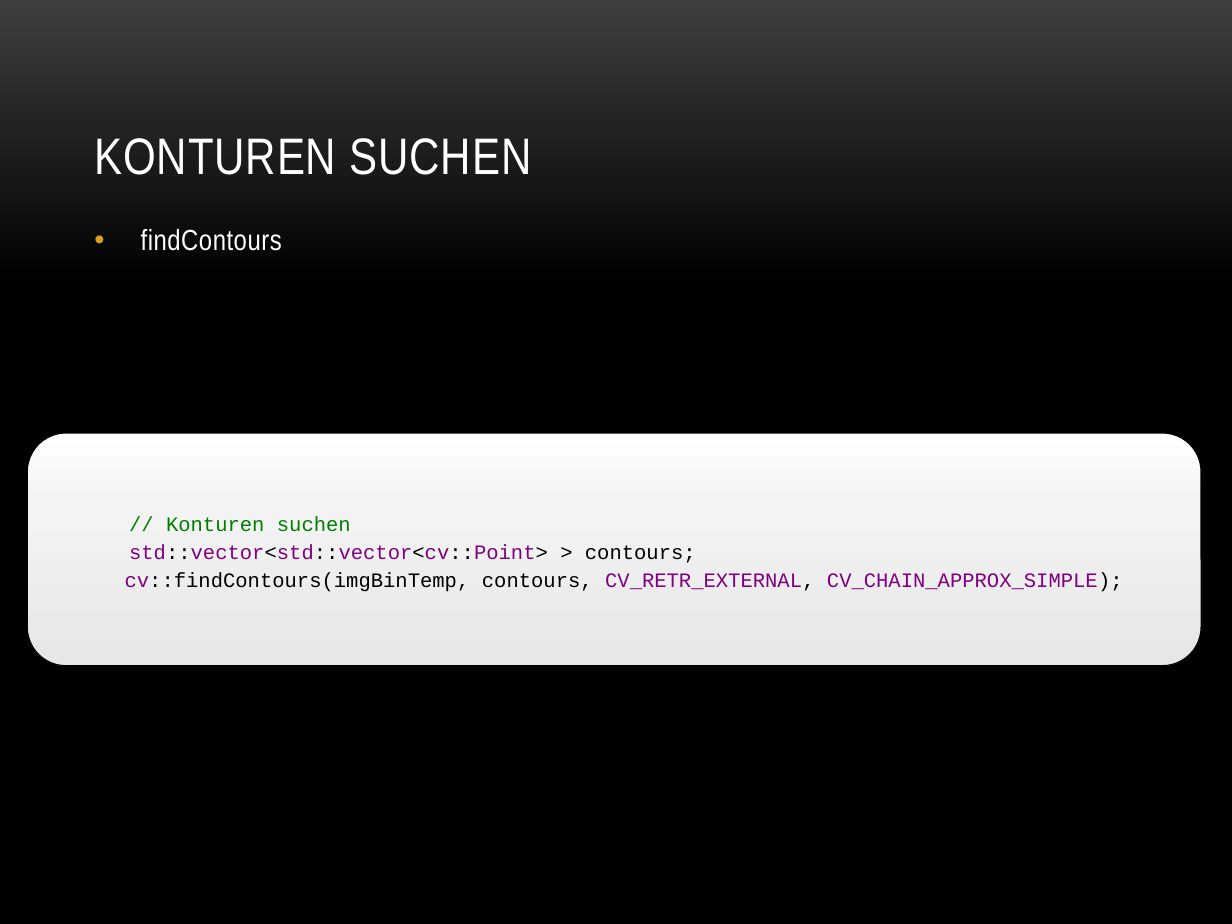
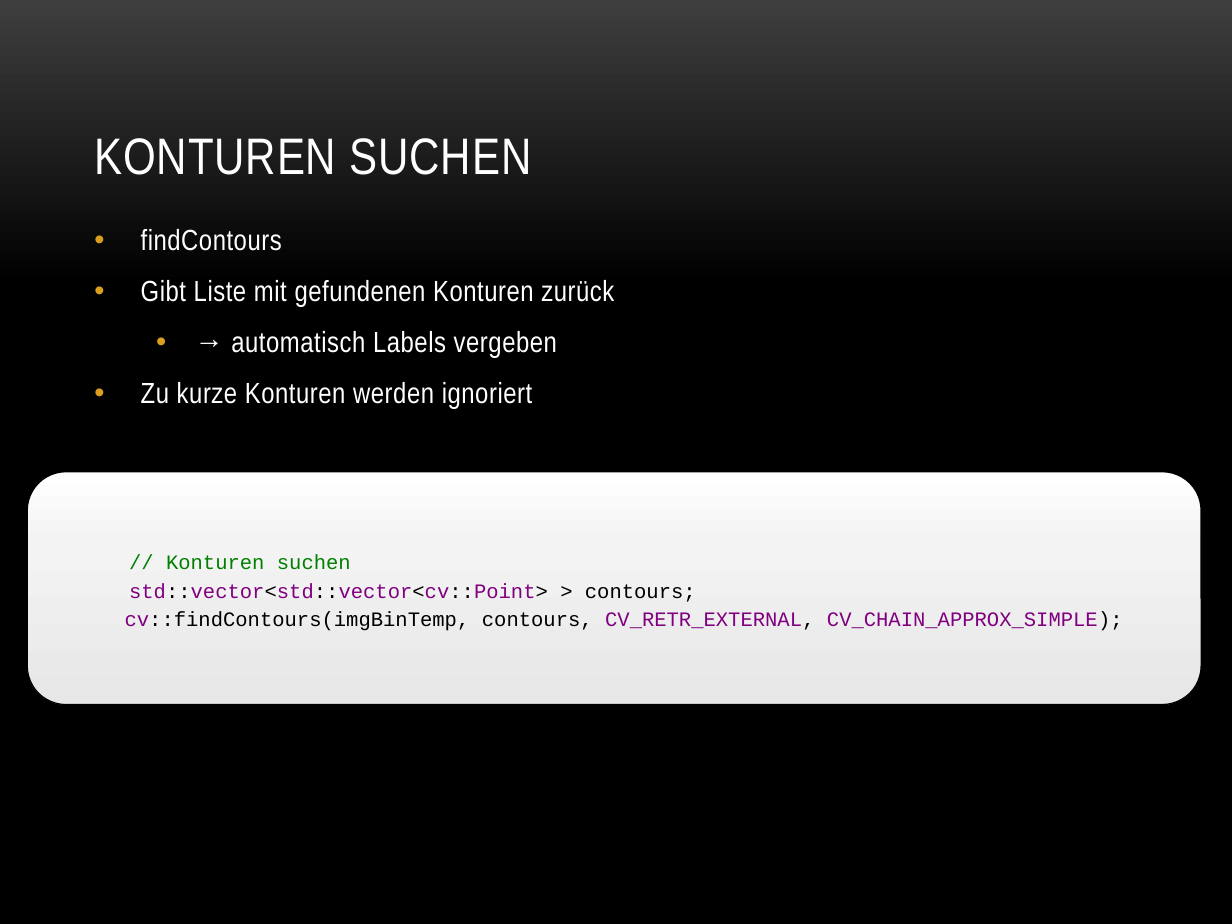
Before and after one commit to baertschi/Puzzle, a slide deck: slide 15 of Doku/Puzzle.pptx (slide 16 before the commit). Drawn at 1232x924 pixels with LibreOffice and Linux fonts; fonts in the diff are those of the drawing; background and template pictures are left out. Boxes give left, top, right and bottom in pixels: in the first picture for what was removed or moved away, otherwise in the second. Text is boxed around its words. In the diff, an @@ line names an element or a change of style, - is before the commit and + after.

```diff
--- a/Doku/Puzzle.pptx
+++ b/Doku/Puzzle.pptx
@@ text at [141,280,614,409]: paragraphs added @@
+• Gibt Liste mit gefundenen Konturen zurück
+  • → automatisch Labels vergeben
+• Zu kurze Konturen werden ignoriert
@@ rounded rectangle "// Konturen suchen": place and size @@
-rounded rectangle "// Konturen suchen" at [27,432,1201,665]
+rounded rectangle "// Konturen suchen" at [27,472,1201,705]
```
Also in this commit, not shown: 6 other slides changed, 1 slide removed, 1 other file.
